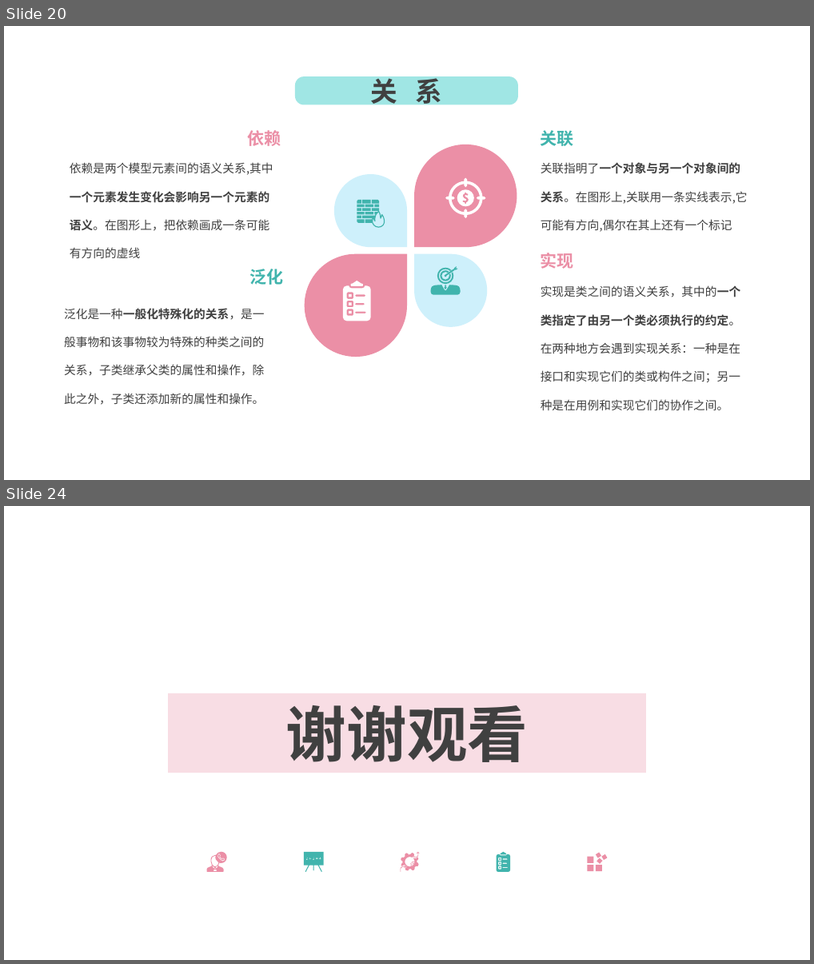
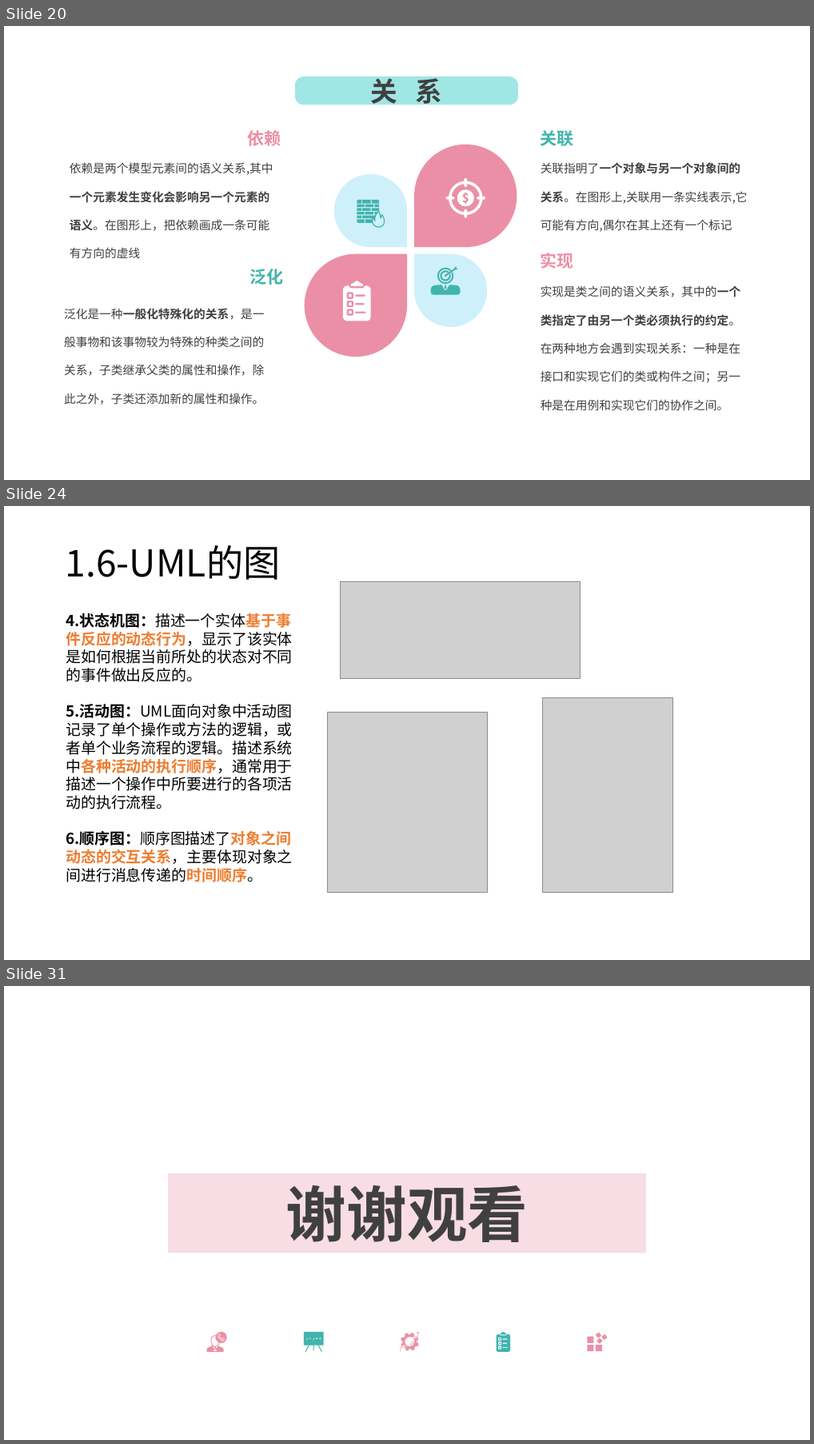
Before and after one commit to lenovo-wu/G016ZUCC-SRA2022, a slide deck: 翻转课堂/翻转课堂.pptx. Shown one above the other, each under a label of ours: slides 20 and 24 before the commit, slides 20, 24 and 31 after it; the slides between them are not shown. The pictures are 814x964 and 814x1444 pixels, drawn with LibreOffice and Linux fonts; fonts in the diff are those of the drawing; grey boxes stand for pictures; background and template pictures are left out. Boxes give left, top, right and bottom in pixels: in the first picture for what was removed or moved away, otherwise in the second. Text is boxed around its words. In the diff, an @@ line names an element or a change of style, - is before the commit and + after.

```diff
--- a/翻转课堂/翻转课堂.pptx
+++ b/翻转课堂/翻转课堂.pptx
@@ slide 24 added at bbox=[4, 506, 810, 960], background picture (left out) @@
@@ text added at bbox=[66, 545, 281, 580], 44 pt, text #000000 @@
+1.6-UML的图
@@ picture added at bbox=[341, 581, 581, 679] @@
@@ text added at bbox=[66, 612, 292, 882], 18 pt, text #000000 @@
+4.状态机图：描述一个实体基于事件反应的动态行为，显示了该实体是如何根据当前所处的状态对不同的事件做出反应的。
+5.活动图：UML面向对象中活动图记录了单个操作或方法的逻辑，或者单个业务流程的逻辑。描述系统中各种活动的执行顺序，通常用于描述一个操作中所要进行的各项活动的执行流程。
+6.顺序图：顺序图描述了对象之间动态的交互关系，主要体现对象之间进行消息传递的时间顺序。
@@ picture added at bbox=[328, 712, 488, 892] @@
@@ picture added at bbox=[543, 698, 673, 892] @@
@@ what was slide 24 is now slide 31 @@
```
Also in this commit, not shown: 6 other slides added.
